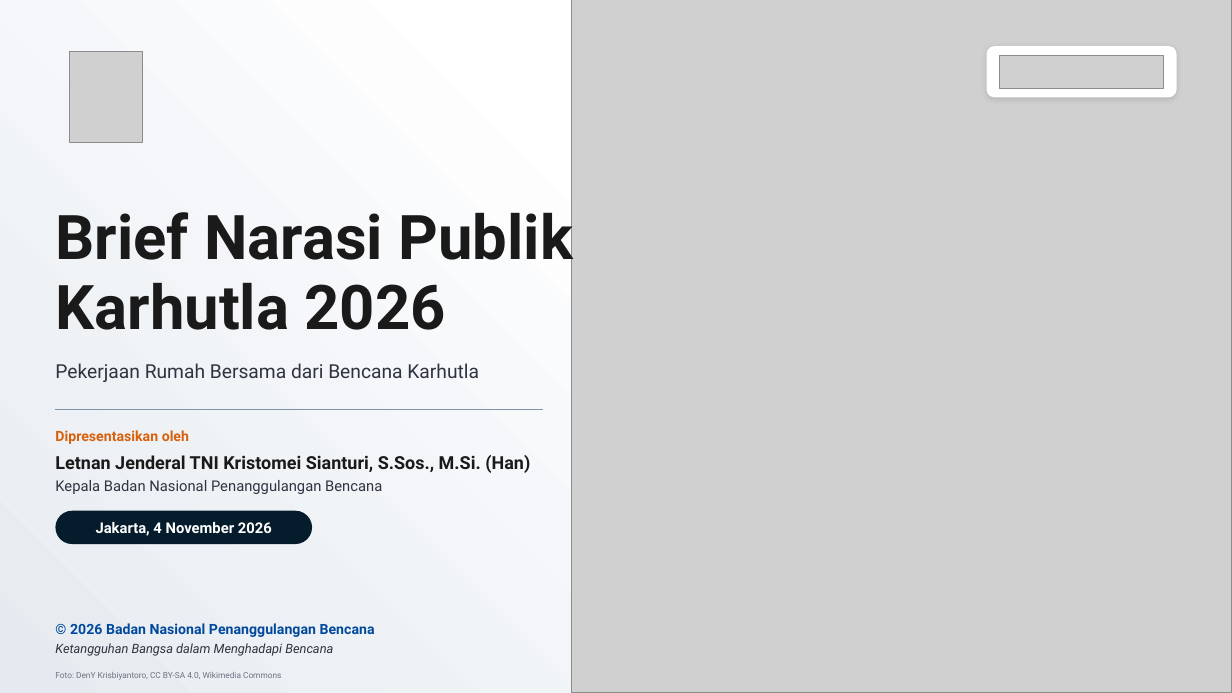
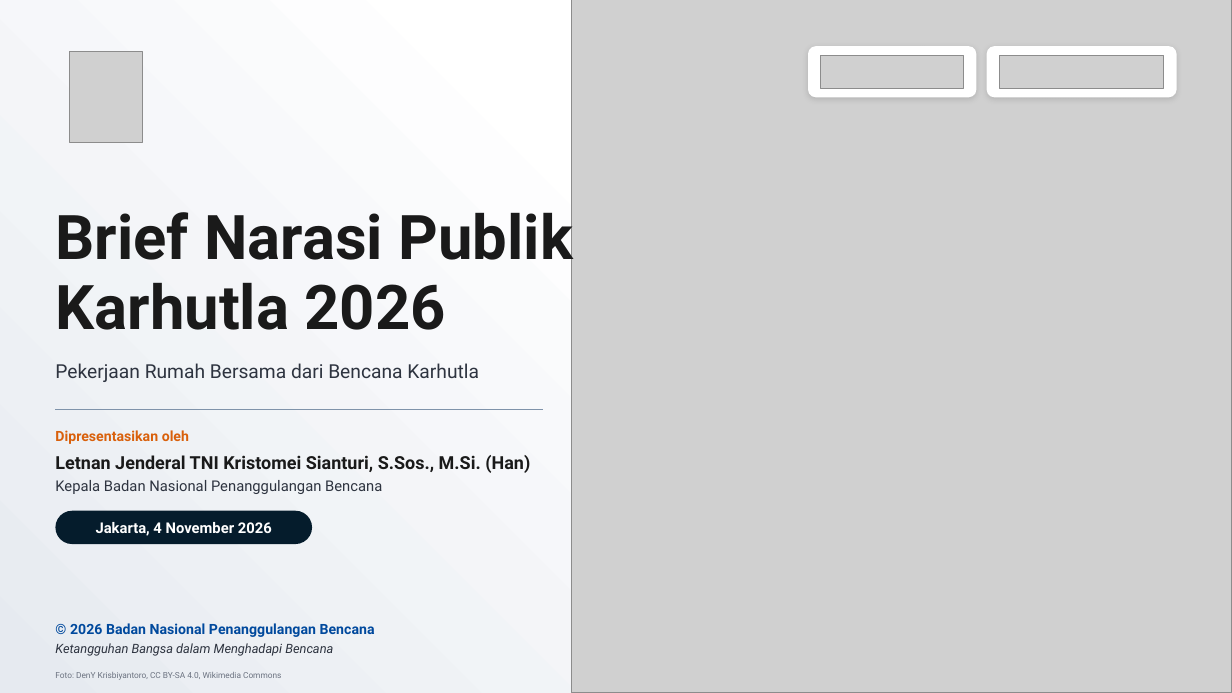
Before and after one commit to terasurbannetwork/poskokarhutla, a slide deck: slide 1 of data/laporan-bnpb/narasi-publik-karhutla-041126/Brief Narasi Publik Karhutla 041126.pptx. Drawn at 1232x693 pixels with LibreOffice and Linux fonts; fonts in the diff are those of the drawing; grey boxes stand for pictures. Boxes give left, top, right and bottom in pixels: in the first picture for what was removed or moved away, otherwise in the second. Text is boxed around its words. In the diff, an @@ line names an element or a change of style, - is before the commit and + after.

```diff
--- a/data/laporan-bnpb/narasi-publik-karhutla-041126/Brief Narasi Publik Karhutla 041126.pptx
+++ b/data/laporan-bnpb/narasi-publik-karhutla-041126/Brief Narasi Publik Karhutla 041126.pptx
@@ rounded rectangle added at [809, 46, 977, 97], fill #FFFFFF @@
@@ picture added at [821, 55, 963, 89] @@
```
Also in this commit, not shown: 1 other slide changed, 1 other file.
